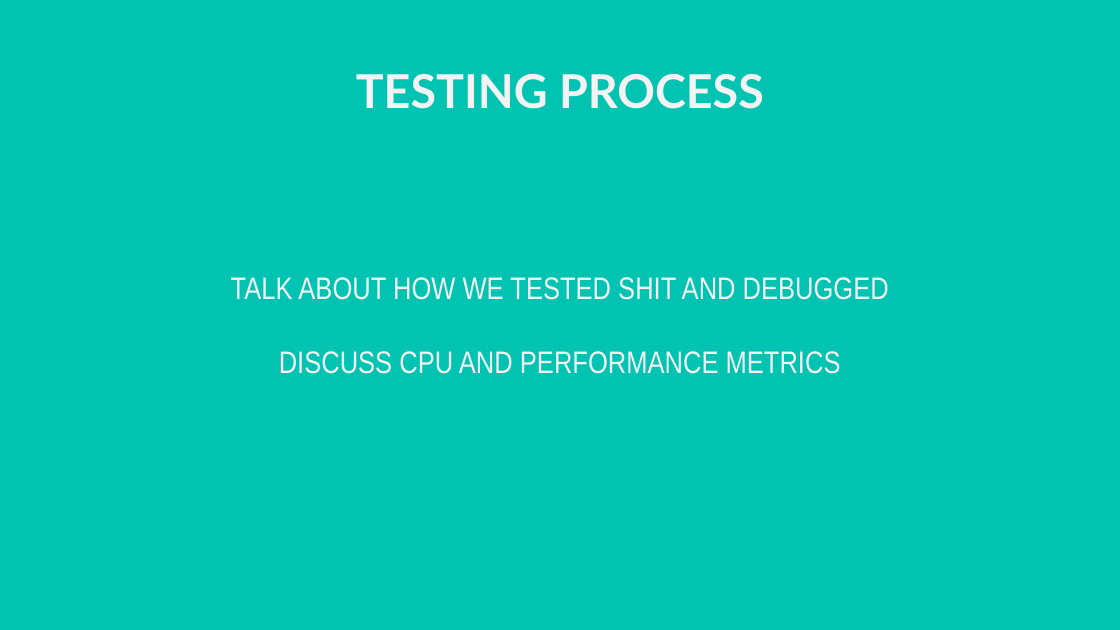
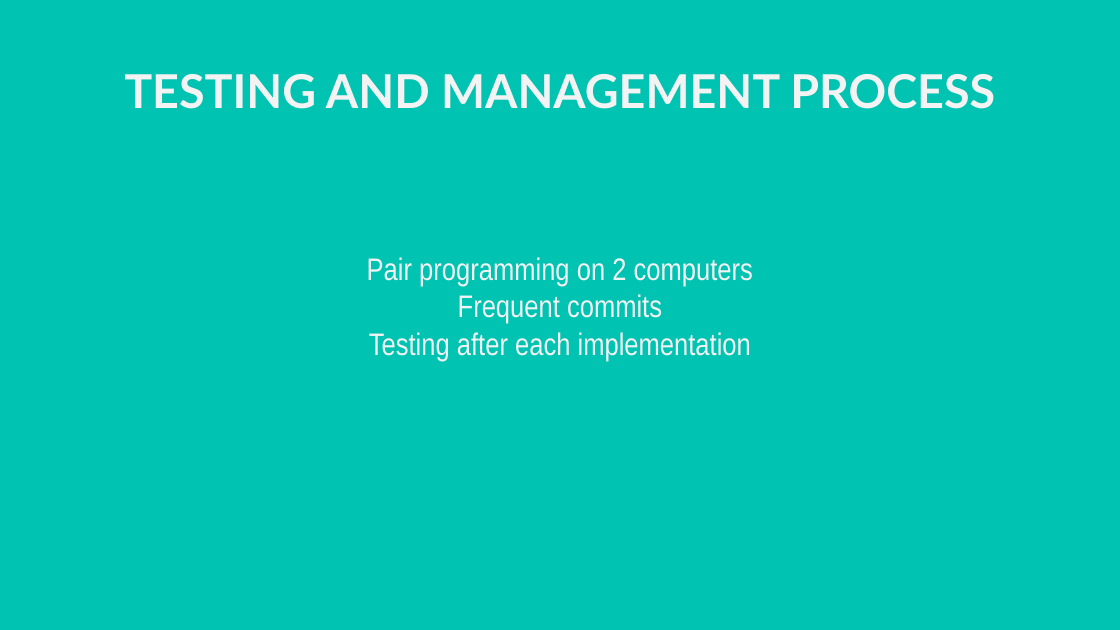
Before and after one commit to jpaglia/oec-2021, a slide deck: slide 12 of TEAMXXX_OEC2021_Programming.pptx. Drawn at 1120x630 pixels with LibreOffice and Linux fonts; fonts in the diff are those of the drawing; background and template pictures are left out. Boxes give left, top, right and bottom in pixels: in the first picture for what was removed or moved away, otherwise in the second. Text is boxed around its words. In the diff, an @@ line names an element or a change of style, - is before the commit and + after.

```diff
--- a/TEAMXXX_OEC2021_Programming.pptx
+++ b/TEAMXXX_OEC2021_Programming.pptx
@@ title at bbox=[124, 74, 995, 109]: text changed @@
-TESTING PROCESS
+TESTING AND MANAGEMENT PROCESS
@@ subtitle at bbox=[367, 257, 753, 361]: text changed @@
-TALK ABOUT HOW WE TESTED SHIT AND DEBUGGED
-DISCUSS CPU AND PERFORMANCE METRICS
+Pair programming on 2 computers
+Frequent commits
+Testing after each implementation
```
Also in this commit, not shown: 5 other slides changed, 7 slides added, 7 slides removed, 1 other file.
